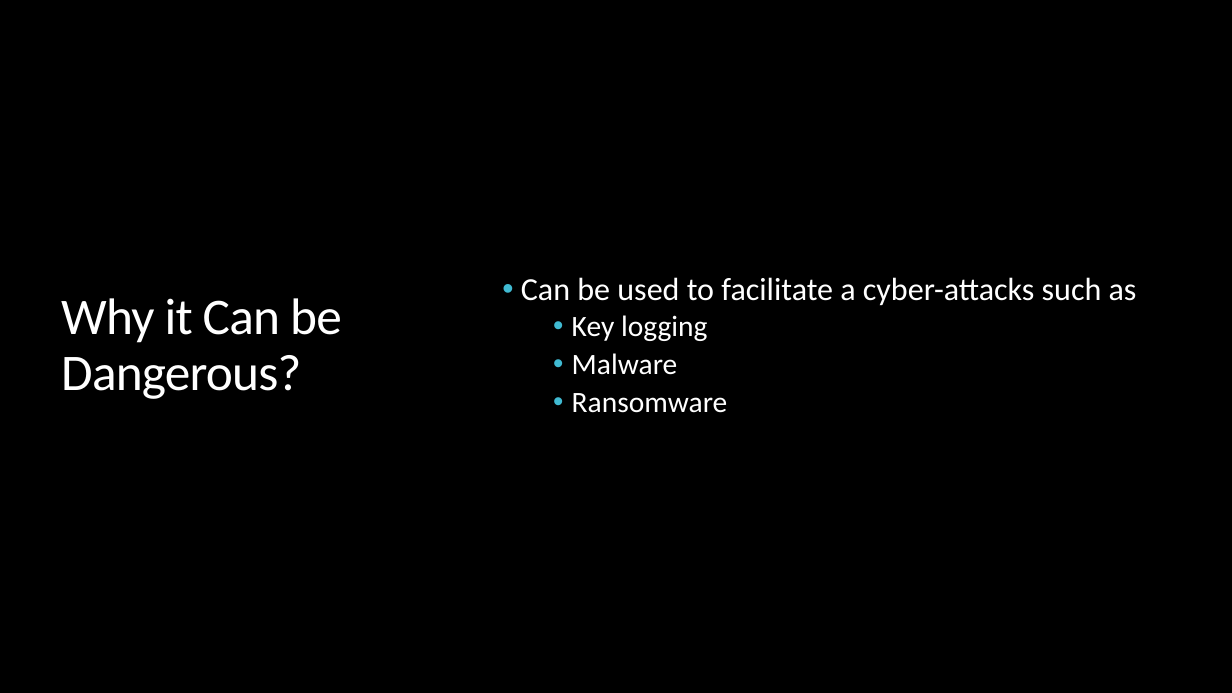
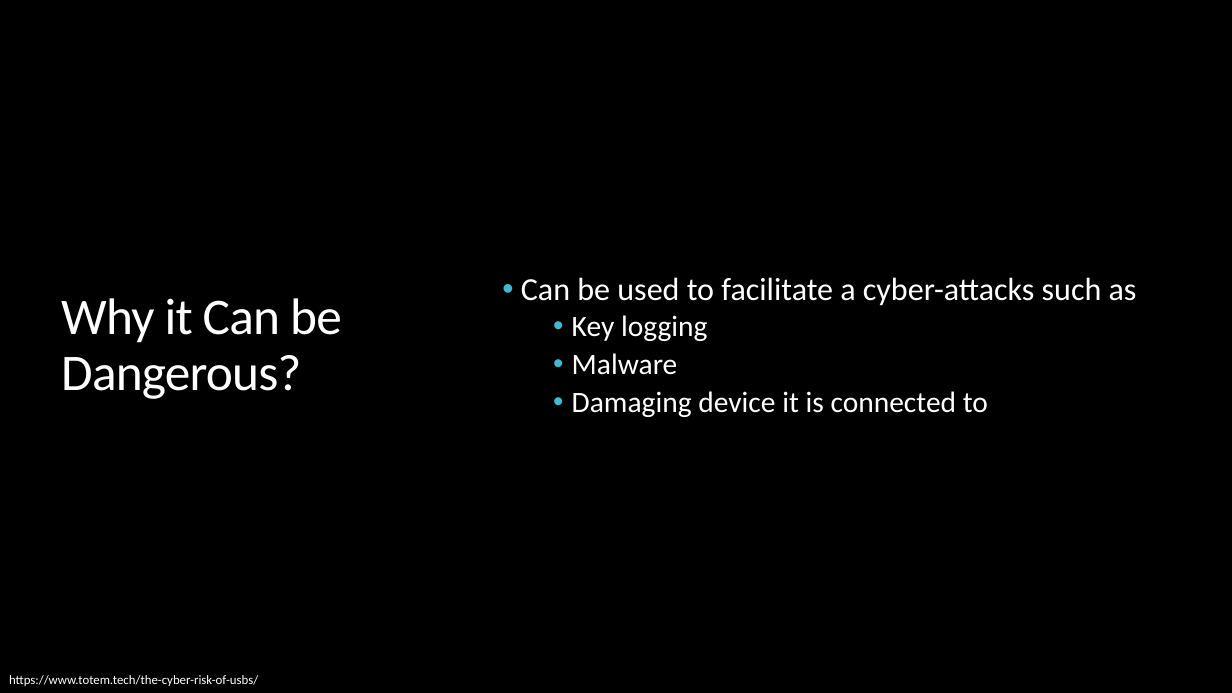
Before and after one commit to jkaufman0521/university-cyber-awareness-training, a slide deck: slide 4 of Presentations/Removable Media.pptx. Drawn at 1232x693 pixels with LibreOffice and Linux fonts; fonts in the diff are those of the drawing; background and template pictures are left out. Boxes give left, top, right and bottom in pixels: in the first picture for what was removed or moved away, otherwise in the second. Text is boxed around its words. In the diff, an @@ line names an element or a change of style, - is before the commit and + after.

```diff
--- a/Presentations/Removable Media.pptx
+++ b/Presentations/Removable Media.pptx
@@ text at [572, 391, 988, 417]: text changed @@
-  • Ransomware
+  • Damaging device it is connected to
@@ text added at [9, 675, 258, 686], 10 pt, text #FFFFFF @@
+https://www.totem.tech/the-cyber-risk-of-usbs/
```
Also in this commit, not shown: 2 other slides changed, 1 slide removed, 12 other files.
